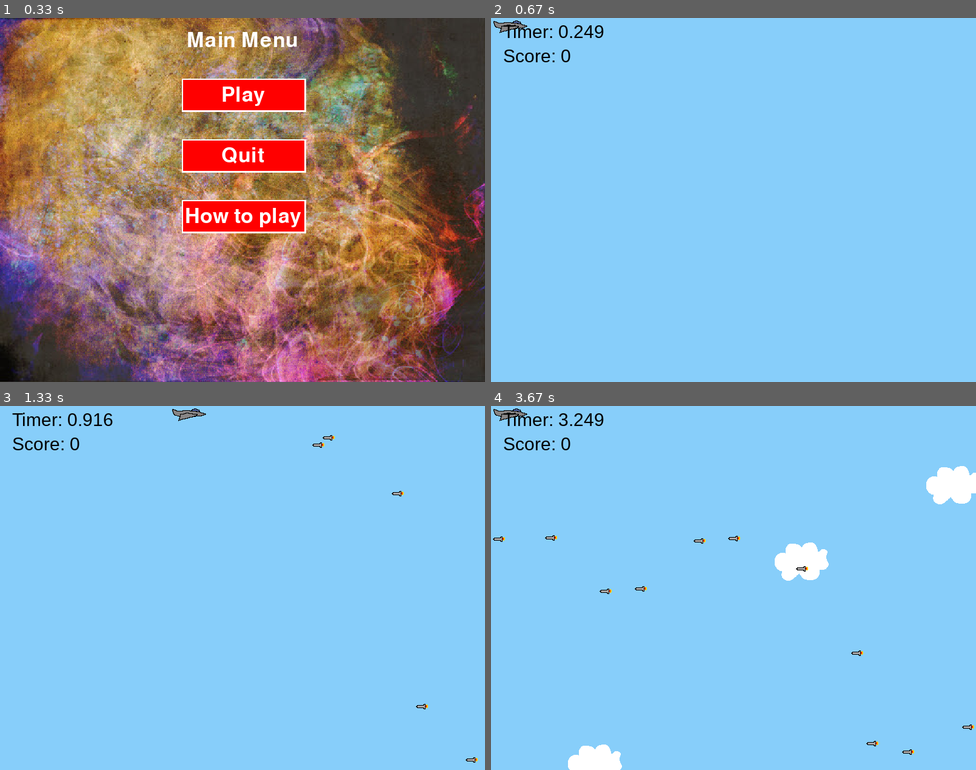
Above: before the commit, frames 1-4 (two rows, left to right).
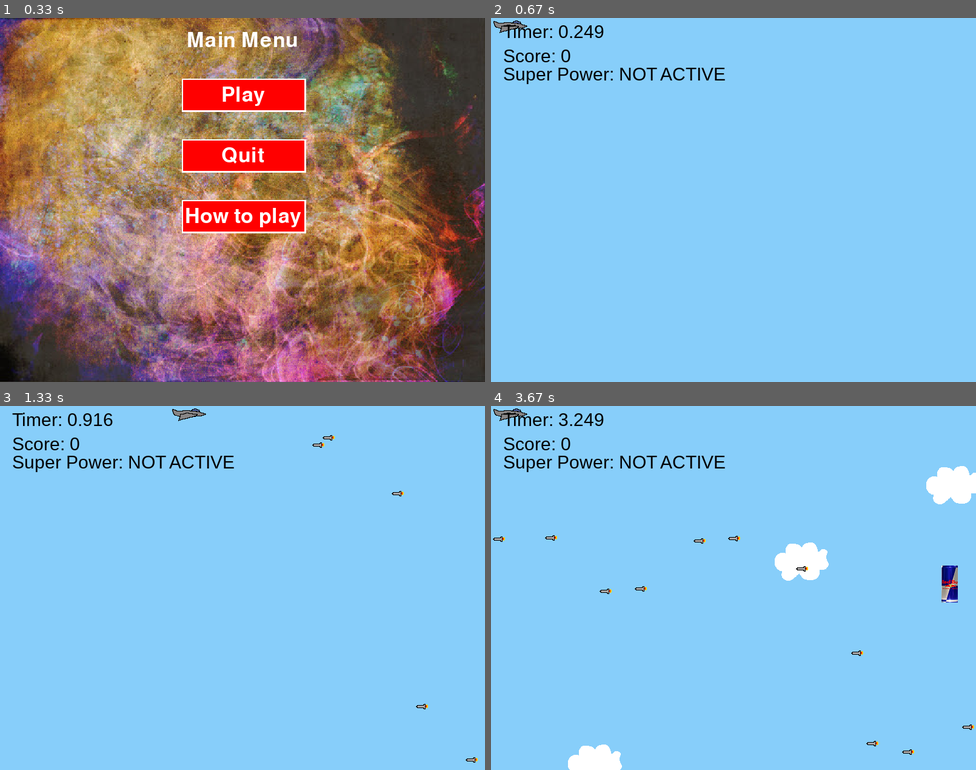
Above: after the commit, the same moments.

Repository: someone-existing/PyGame
Game: pygame game, started from game.py
Two runs of this game, one before a commit and one after it. Both use one fixed random seed, a clock stepped at 60 frames per second and the inputs below.
Inputs (mouse positions are in pixels of both pictures, inside the frame that each line leads up to):
- Up to frame 1 (0.33 s): no input
- Up to frame 2 (0.67 s): click "Play" at 0.38 s
- Up to frame 3 (1.33 s): hold Right 0.67-1.13 s; move the mouse to (242, 609) at 0.7 s
- Up to frame 4 (3.67 s): hold Right 1.5-1.97 s; hold Left 2-2.53 s; hold Down 2.57-2.87 s; hold Left 2.9-3.3 s; hold Up from 3.33 s (still down)

Frame 1 is identical in both runs. In frame 2, 0.6% of the frame differs, in the area x 2-49%, y 13-19%; in frame 3, 0.6%; in frame 4, 0.9%, in the area x 2-97%, y 13-54%.

Commit message:
Added SuperActive text

Diff:
--- a/game.py
+++ b/game.py
@@ -262,7 +262,7 @@
     def superpowerdef():
         global superpowertimer
         superpowertimer = 0
-        draw_text('SUPER POWER EXPIRED!!', gamefont, (255, 0, 0), screen, 40, 40)
+        superactive = "NOT ACTIVE"
     ADDENEMY = pygame.USEREVENT + 1
     pygame.time.set_timer(ADDENEMY, 165)
 
@@ -273,7 +273,7 @@
     pygame.time.set_timer(ENEMYSPEED, 10000)
 
     SUPERPOWER = pygame.USEREVENT + 4
-    pygame.time.set_timer(SUPERPOWER, random.randint(8500, 45000))
+    pygame.time.set_timer(SUPERPOWER, 3000) #random.randint(8500, 45000)
 
     # Instantiate player. Right now, this is just a rectangle.
     player = Player()
@@ -291,6 +291,8 @@
     playerscore = 0
     global superpowertimer
     superpowertimer = 0
+    global superactive
+    superactive = "NOT ACTIVE"
     running = True
     pygame.mixer.music.load("Apoxode_-_Electric_1.mp3")
     pygame.mixer.music.play(loops=-1)
@@ -357,6 +359,8 @@
         screen.blit(gamefont.render(timer, True, boja), (20, 5))
         score = 'Score: ' + str(playerscore)
         screen.blit(gamefont.render(score, True, boja), (20, 45))
+        supertext = "Super Power: " + str(superactive)
+        screen.blit(gamefont.render(supertext, True, boja), (20,75))
         # Check if any enemies have collided with the player
         if pygame.sprite.spritecollideany(player, superpowers):
             superpowertimer = 1
@@ -365,7 +369,7 @@
             t = threading.Timer(5.0, superpowerdef)
             t.start()
         if superpowertimer == 1:
-            draw_text('Super power expiring in 5 seconds!!', gamefont, (255, 0, 0), screen, 20, 85)
+                    superactive = "ACTIVE"
         if pygame.sprite.spritecollideany(player, enemies):
             # If so, then remove the player and stop the loop
             if superpowertimer == 0:
